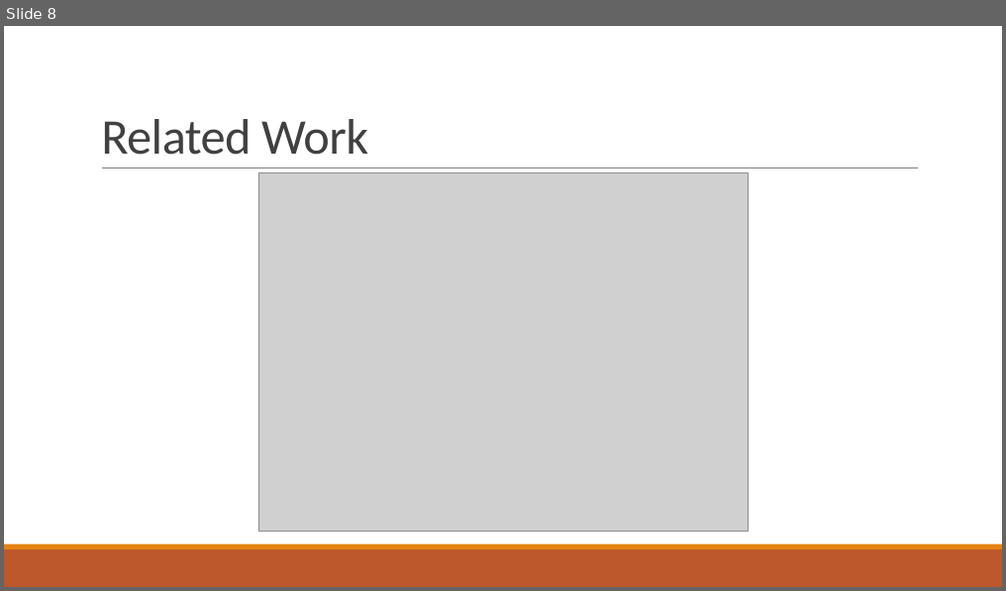
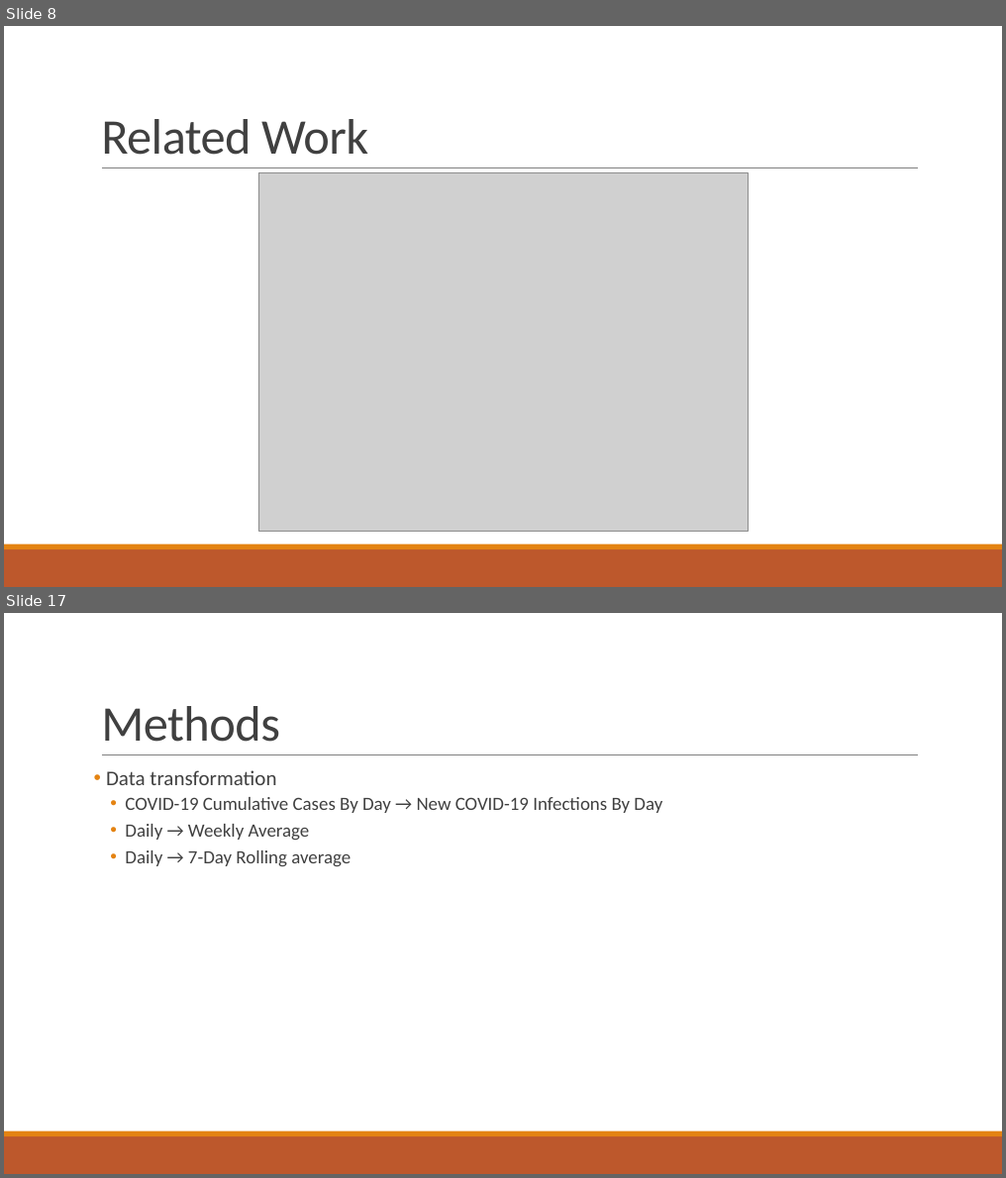
Before and after one commit to npalacio/School, a slide deck: Capstone/Presentation/CapstoneProposal.pptx. Shown one above the other, each under a label of ours: slide 8 before the commit, slides 8 and 17 after it; the slides between them are not shown. The pictures are 1006x591 and 1006x1178 pixels, drawn with LibreOffice and Linux fonts; fonts in the diff are those of the drawing; grey boxes stand for pictures. Boxes give left, top, right and bottom in pixels: in the first picture for what was removed or moved away, otherwise in the second. Text is boxed around its words. In the diff, an @@ line names an element or a change of style, - is before the commit and + after.

```diff
--- a/Capstone/Presentation/CapstoneProposal.pptx
+++ b/Capstone/Presentation/CapstoneProposal.pptx
@@ slide 17 added at (x1=4, y1=613, x2=1002, y2=1174), background #FFFFFF; not listed: 3 template elements that a slide beside it also shows @@
@@ title added at (x1=101, y1=706, x2=280, y2=742), 48 pt, text #404040 @@
+Methods
@@ text added at (x1=106, y1=770, x2=662, y2=867), 18 pt, text #404040 @@
+• Data transformation
+  • COVID-19 Cumulative Cases By Day → New COVID-19 Infections By Day
+  • Daily → Weekly Average
+  • Daily → 7-Day Rolling average
```
Also in this commit, not shown: 2 slides changed, 12 other slides added.
